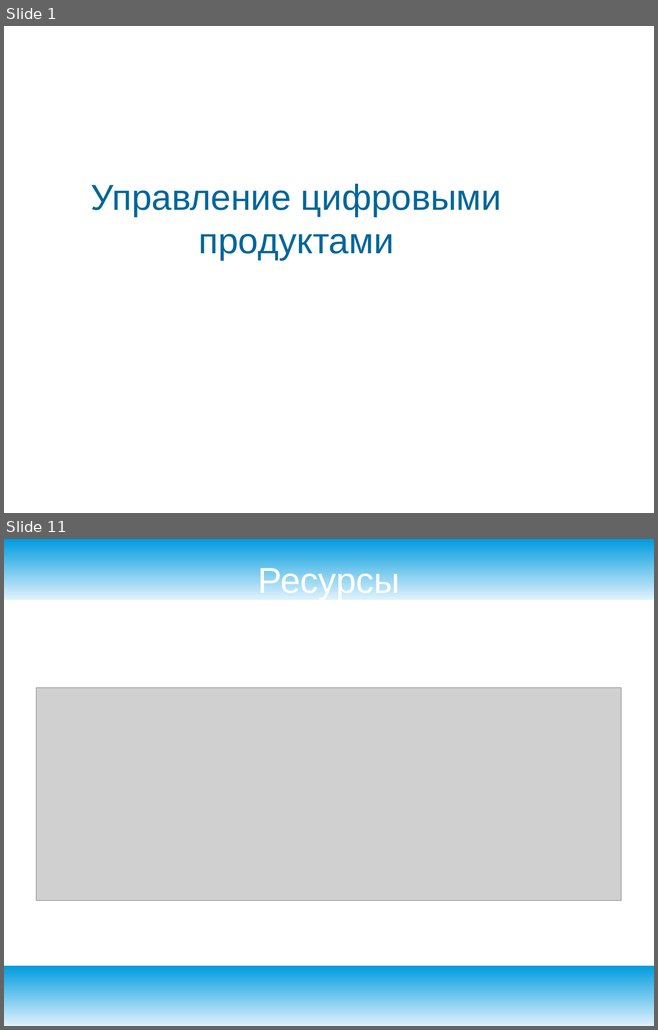
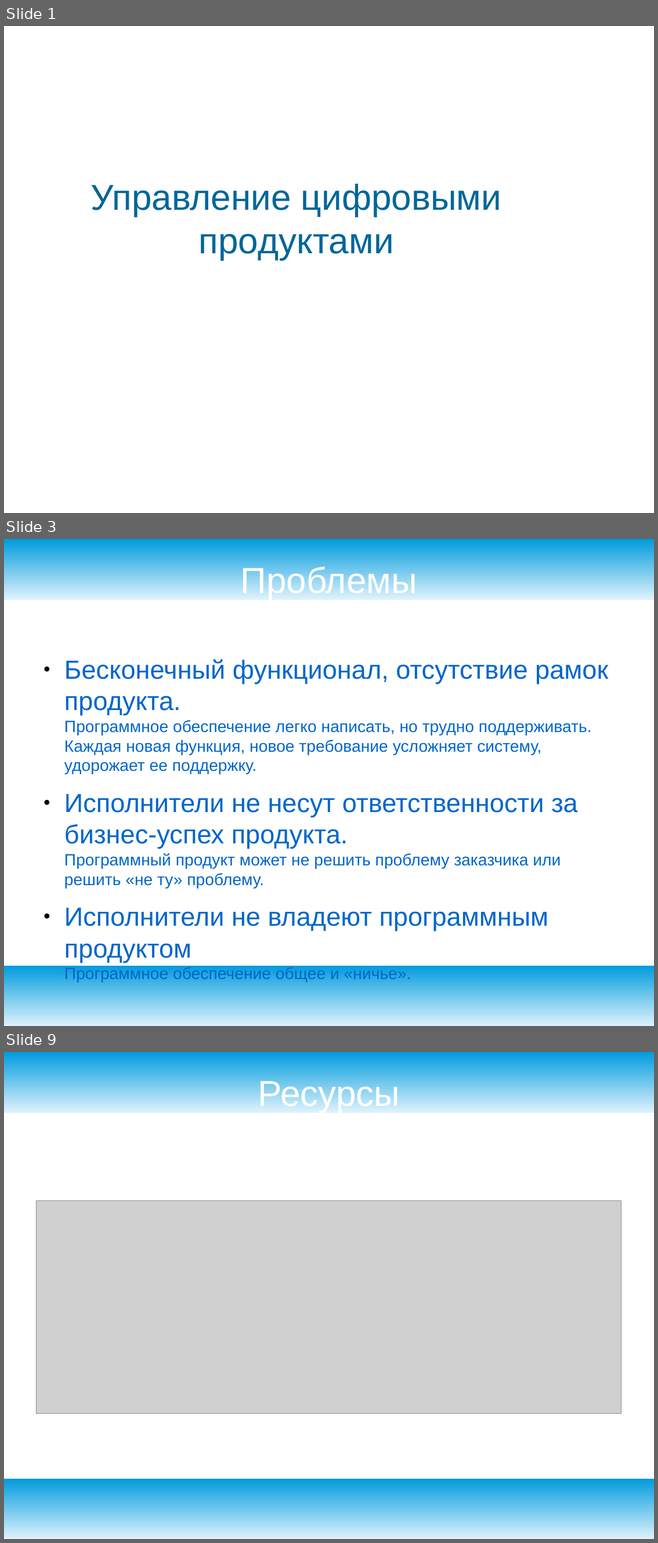
Before and after one commit to ilb/devmethodology, a slide deck: docs/presentation/productmanagement.odp. Shown one above the other, each under a label of ours: slides 1 and 11 before the commit, slides 1, 3 and 9 after it; the slides between them are not shown. The pictures are 658x1030 and 658x1543 pixels, drawn with LibreOffice and Linux fonts; fonts in the diff are those of the drawing; grey boxes stand for pictures; background and template pictures are left out. Boxes give left, top, right and bottom in pixels: in the first picture for what was removed or moved away, otherwise in the second. Text is boxed around its words. In the diff, an @@ line names an element or a change of style, - is before the commit and + after.

```diff
--- a/docs/presentation/productmanagement.odp
+++ b/docs/presentation/productmanagement.odp
@@ slide 3 added at (4, 539, 654, 1026), background #FFFFFF; not listed: 2 template elements that a slide beside it also shows @@
@@ title added at (241, 565, 417, 600), 44 pt, text #FFFFFF @@
+Проблемы
@@ text added at (64, 659, 608, 983), 20 pt, text #0066CC @@
+● Бесконечный функционал, отсутствие рамок продукта.
+  Программное обеспечение легко написать, но трудно поддерживать. Каждая новая функция, новое требование усложняет систему, удорожает ее поддержку.
+● Исполнители не несут ответственности за бизнес-успех продукта.
+  Программный продукт может не решить проблему заказчика или решить «не ту» проблему.
+● Исполнители не владеют программным продуктом
+  Программное обеспечение общее и «ничье».
@@ what was slide 11 is now slide 9 @@
```
Also in this commit, not shown: 2 slides changed, 4 other slides added, 7 slides removed.
